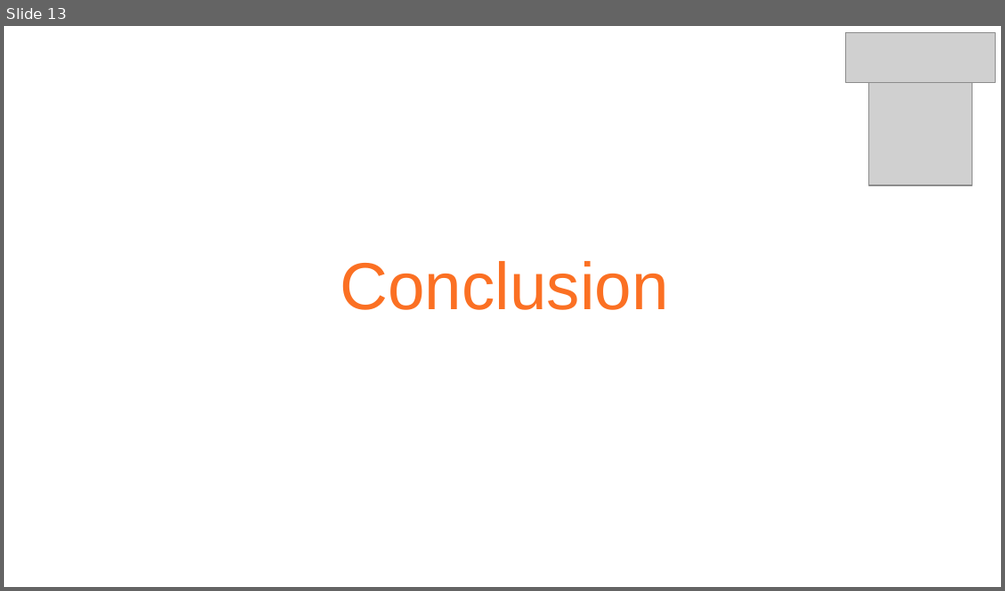
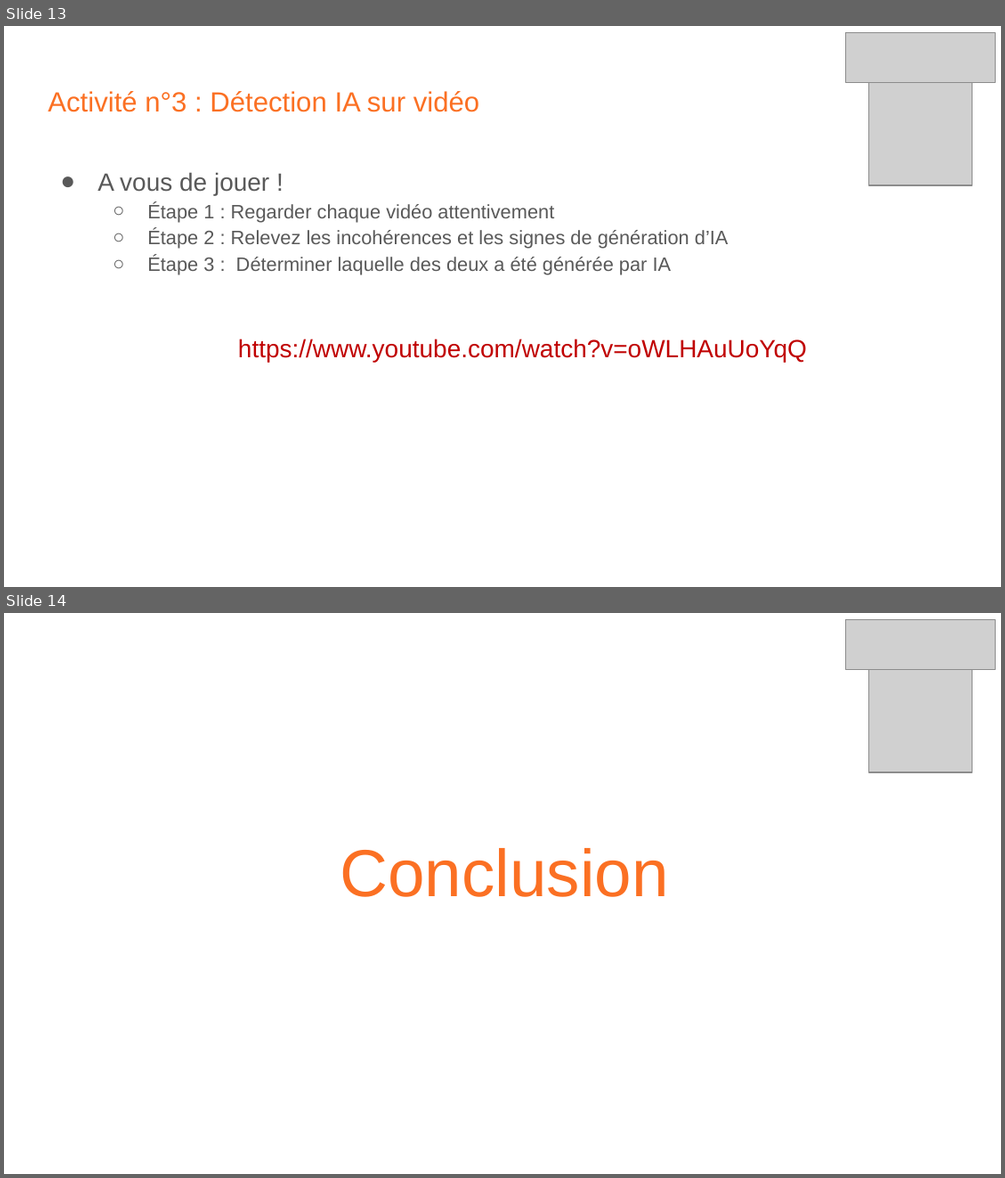
Before and after one commit to wocsa/WOCSA_Ethical_Hacking_Workshop, a slide deck: FactChecking/wocsa_cestvraica/WOCSA-Diaporama_FactChecking_Workshop.pptx. Shown one above the other, each under a label of ours: slide 13 before the commit, slides 13 and 14 after it. The pictures are 1005x591 and 1005x1178 pixels, drawn with LibreOffice and Linux fonts; fonts in the diff are those of the drawing; grey boxes stand for pictures. Boxes give left, top, right and bottom in pixels: in the first picture for what was removed or moved away, otherwise in the second. Text is boxed around its words. In the diff, an @@ line names an element or a change of style, - is before the commit and + after.

```diff
--- a/FactChecking/wocsa_cestvraica/WOCSA-Diaporama_FactChecking_Workshop.pptx
+++ b/FactChecking/wocsa_cestvraica/WOCSA-Diaporama_FactChecking_Workshop.pptx
@@ slide 13 added at bbox=[4, 26, 1001, 587], background #FFFFFF @@
@@ picture added at bbox=[846, 33, 995, 83] @@
@@ title added at bbox=[48, 91, 479, 112], 20 pt, text #FB7023 @@
+Activité n°3 : Détection IA sur vidéo
@@ picture added at bbox=[868, 83, 972, 185] @@
@@ text added at bbox=[97, 172, 807, 362], 14 pt, text #595959 @@
+● A vous de jouer !
+  ○ Étape 1 : Regarder chaque vidéo attentivement
+  ○ Étape 2 : Relevez les incohérences et les signes de génération d’IA
+  ○ Étape 3 : Déterminer laquelle des deux a été générée par IA
+https://www.youtube.com/watch?v=oWLHAuUoYqQ
@@ what was slide 13 is now slide 14 @@
```
Also in this commit, not shown: 2 other files.
